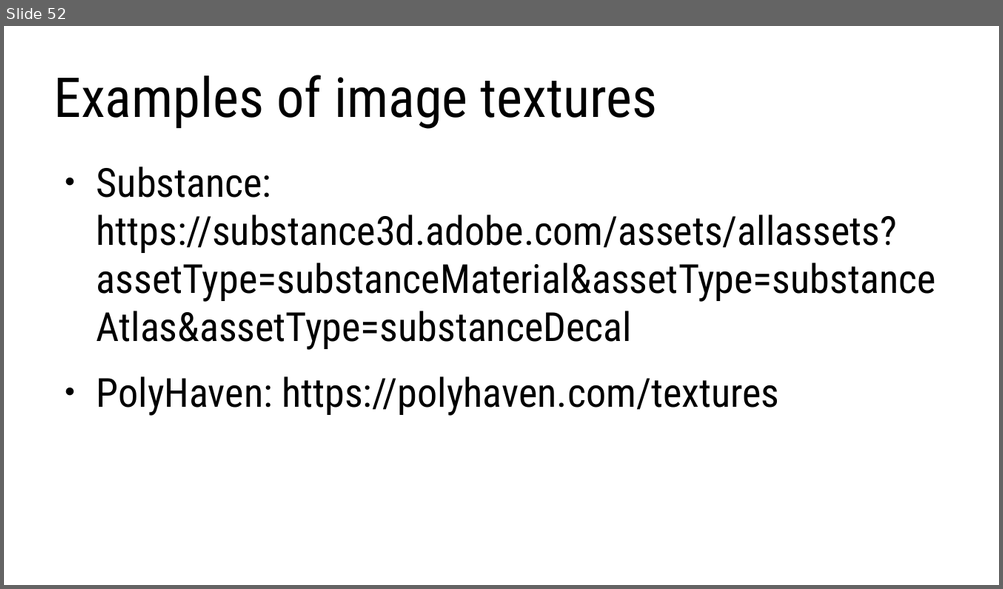
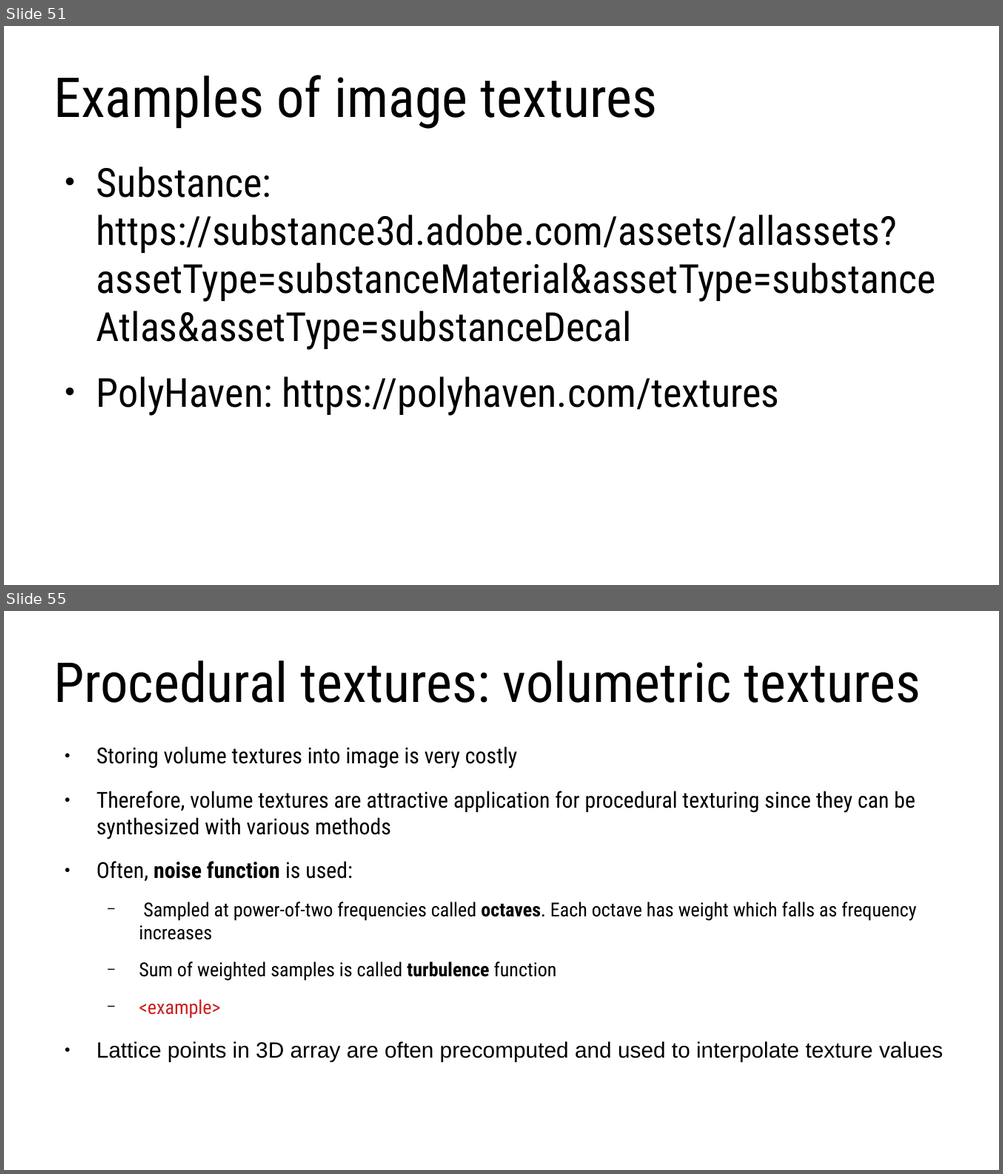
Before and after one commit to lorentzo/IntroductionToComputerGraphics, a slide deck: lectures/3_foundations_3d_scene/3_2_2_3D_models_material.odp. Shown one above the other, each under a label of ours: slide 52 before the commit, slides 51 and 55 after it; the slides between them are not shown. The pictures are 1003x589 and 1003x1174 pixels, drawn with LibreOffice and Linux fonts; fonts in the diff are those of the drawing. Boxes give left, top, right and bottom in pixels: in the first picture for what was removed or moved away, otherwise in the second. Text is boxed around its words. In the diff, an @@ line names an element or a change of style, - is before the commit and + after.

```diff
--- a/lectures/3_foundations_3d_scene/3_2_2_3D_models_material.odp
+++ b/lectures/3_foundations_3d_scene/3_2_2_3D_models_material.odp
@@ slide 55 added at (4,611,999,1170), background #FFFFFF @@
@@ title added at (54,661,920,703), 44 pt, text #000000 @@
+Procedural textures: volumetric textures
@@ text added at (96,746,942,1062), 17.6 pt, text #000000 @@
+● Storing volume textures into image is very costly
+● Therefore, volume textures are attractive application for procedural texturing since they can be synthesized with various methods
+● Often, noise function is used:
+  − Sampled at power-of-two frequencies called octaves. Each octave has weight which falls as frequency increases
+  − Sum of weighted samples is called turbulence function
+  − <example>
+● Lattice points in 3D array are often precomputed and used to interpolate texture values
@@ what was slide 52 is now slide 51 @@
```
Also in this commit, not shown: 6 slides changed, 17 other slides added, 1 slide removed, 5 other files.
